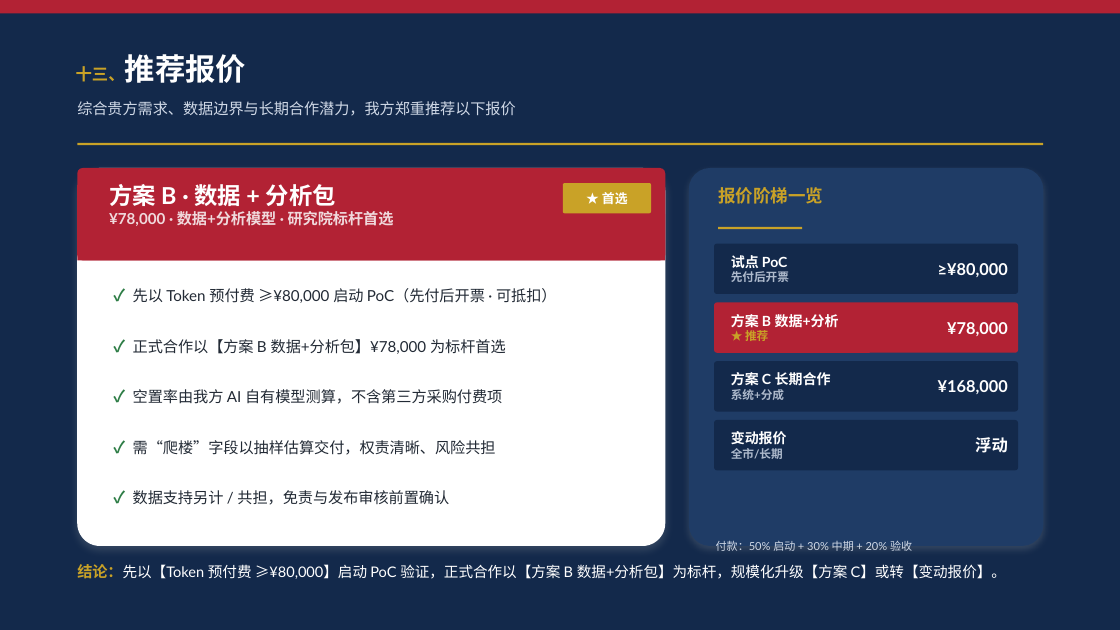
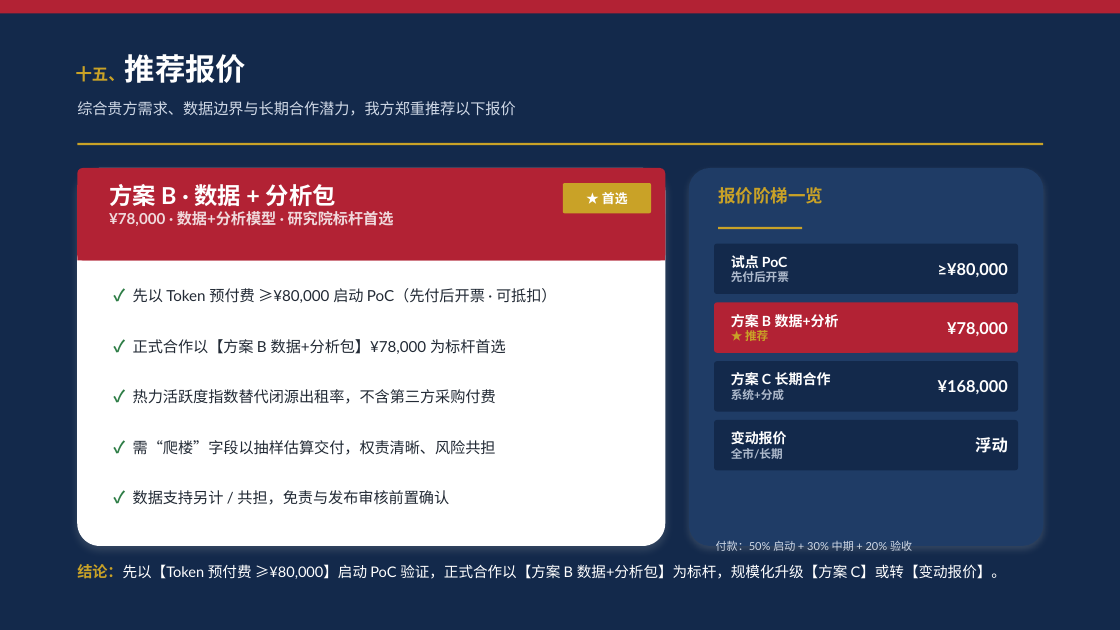
Before and after one commit to hujigang2010-maker/AIDEN, a slide deck: slide 16 of 易居研究院_复旦大学住房政策研究中心_合作方案.pptx (slide 14 before the commit). Drawn at 1120x630 pixels with LibreOffice and Linux fonts; fonts in the diff are those of the drawing. Boxes give left, top, right and bottom in pixels: in the first picture for what was removed or moved away, otherwise in the second. Text is boxed around its words. In the diff, an @@ line names an element or a change of style, - is before the commit and + after.

```diff
--- a/易居研究院_复旦大学住房政策研究中心_合作方案.pptx
+++ b/易居研究院_复旦大学住房政策研究中心_合作方案.pptx
@@ text at (x1=76, y1=54, x2=246, y2=83): text changed @@
-十三、推荐报价
+十五、推荐报价
@@ text at (x1=133, y1=389, x2=496, y2=404): text changed @@
-✓ 空置率由我方 AI 自有模型测算，不含第三方采购付费项
+✓ 热力活跃度指数替代闭源出租率，不含第三方采购付费
```
Also in this commit, not shown: 7 other slides changed, 2 slides added, 1 other file.
